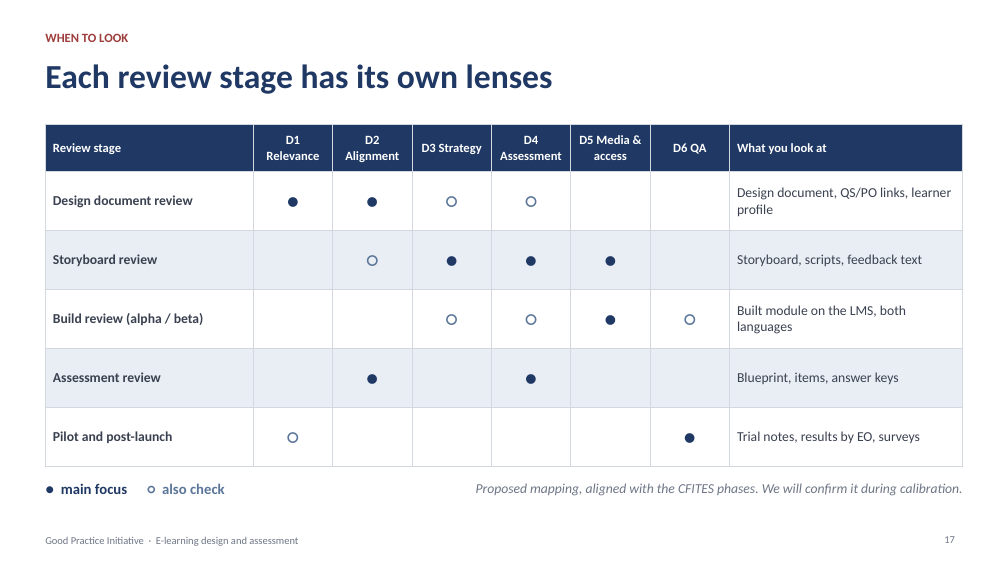
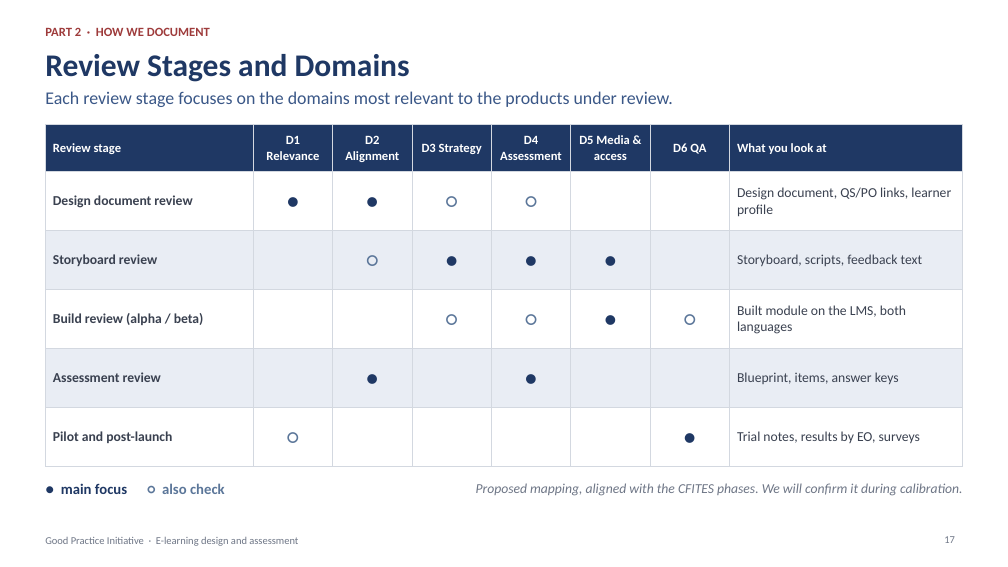
Before and after one commit to hpf118/Tina, a slide deck: slide 17 of good-practice-deck/Good-Practice-Initiative-Team-Briefing.pptx. Drawn at 1008x567 pixels with LibreOffice and Linux fonts; fonts in the diff are those of the drawing. Boxes give left, top, right and bottom in pixels: in the first picture for what was removed or moved away, otherwise in the second. Text is boxed around its words. In the diff, an @@ line names an element or a change of style, - is before the commit and + after.

```diff
--- a/good-practice-deck/Good-Practice-Initiative-Team-Briefing.pptx
+++ b/good-practice-deck/Good-Practice-Initiative-Team-Briefing.pptx
@@ text added at (x1=45, y1=27, x2=210, y2=36), 12 pt, text #9E3B3B, bold @@
+PART 2 · HOW WE DOCUMENT
@@ text removed at (x1=45, y1=33, x2=128, y2=42) @@
-WHEN TO LOOK
@@ title added at (x1=45, y1=54, x2=410, y2=82), 30 pt, text #1F3864, bold @@
+Review Stages and Domains
@@ title removed at (x1=45, y1=64, x2=553, y2=94) @@
-Each review stage has its own lenses
@@ text added at (x1=45, y1=91, x2=673, y2=107), 17 pt, text #3A5787 @@
+Each review stage focuses on the domains most relevant to the products under review.
```
Also in this commit, not shown: 26 other slides changed, 2 other files.
